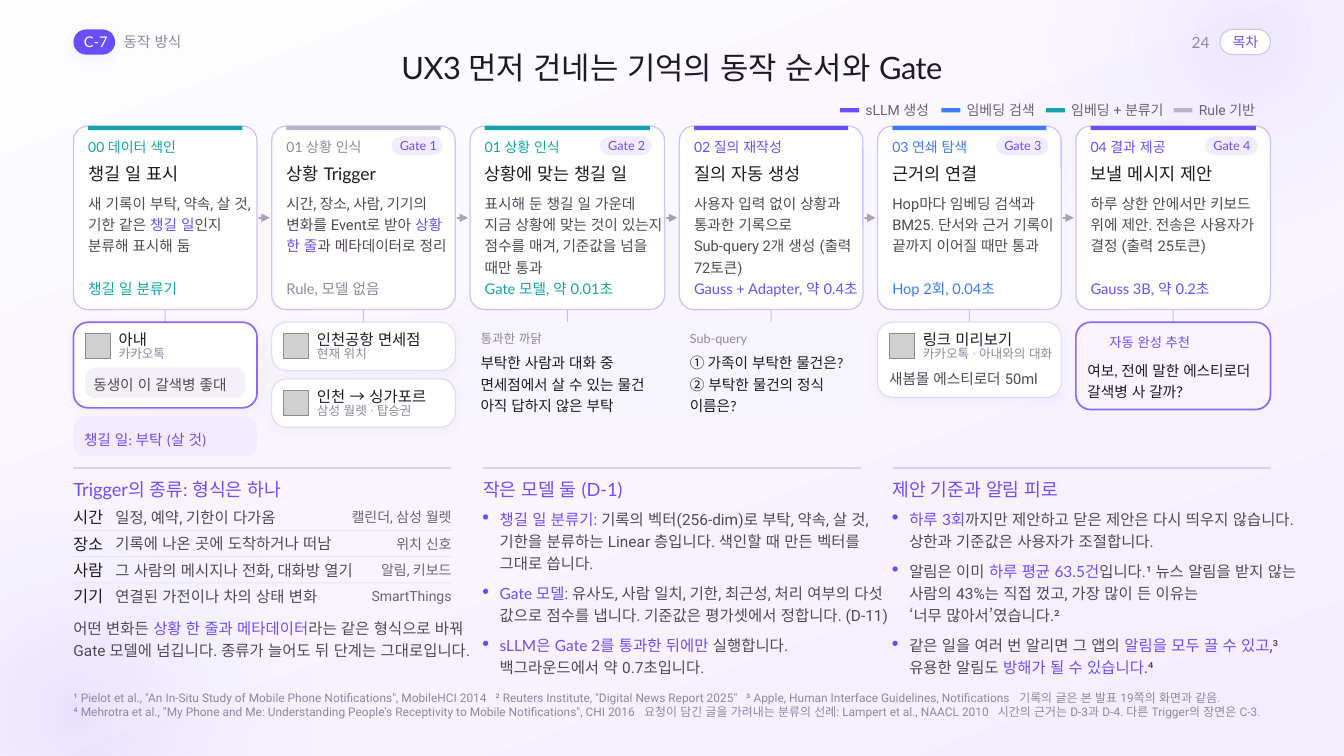
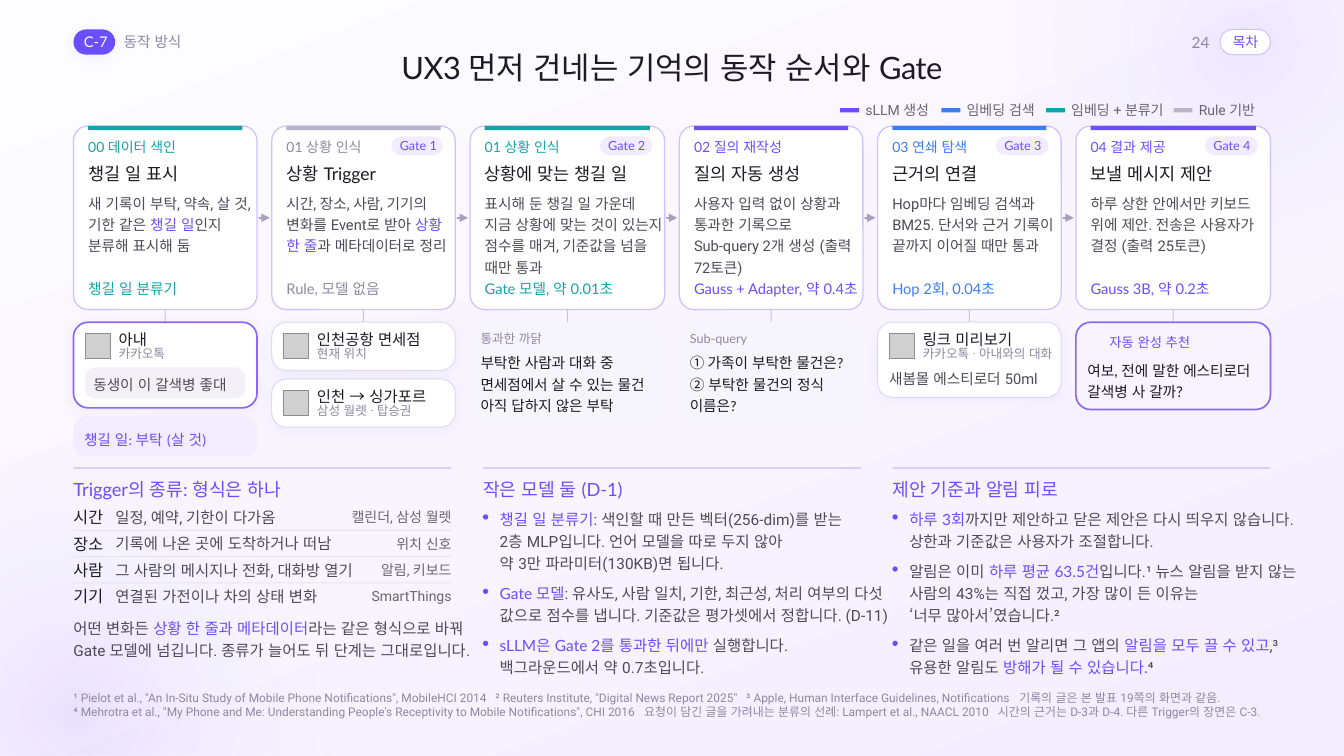
Before and after one commit to gnueaj/t3, a slide deck: slide 24 of weave/결선준비/통합본_Claude/Weave_Appendix_Claude.pptx. Drawn at 1344x756 pixels with LibreOffice and Linux fonts; fonts in the diff are those of the drawing; grey boxes stand for pictures; background and template pictures are left out. Boxes give left, top, right and bottom in pixels: in the first picture for what was removed or moved away, otherwise in the second. Text is boxed around its words. In the diff, an @@ line names an element or a change of style, - is before the commit and + after.

```diff
--- a/weave/결선준비/통합본_Claude/Weave_Appendix_Claude.pptx
+++ b/weave/결선준비/통합본_Claude/Weave_Appendix_Claude.pptx
@@ text at bbox=[500, 512, 842, 573]: text changed @@
-챙길 일 분류기: 기록의 벡터(256-dim)로 부탁, 약속, 살 것,
-기한을 분류하는 Linear 층입니다. 색인할 때 만든 벡터를
-그대로 씁니다.
+챙길 일 분류기: 색인할 때 만든 벡터(256-dim)를 받는
+2층 MLP입니다. 언어 모델을 따로 두지 않아
+약 3만 파라미터(130KB)면 됩니다.
```
Also in this commit, not shown: 2 other slides changed, 9 other files.
